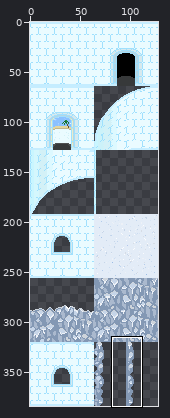
One commit to this sprite sheet: assets/externalTileset/kascha/Snow-Wall.png. Above: a wide view before the commit, with the close-up outlined.
Close-up. Before the edit:
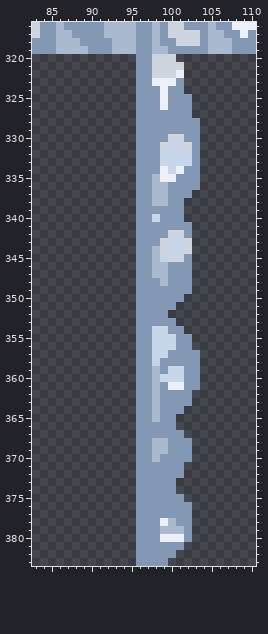
The file is 128x384 pixels. Colours within 5 levels of each other are drawn and written as one. Shown: x 83..110, y 316..383.
The result:
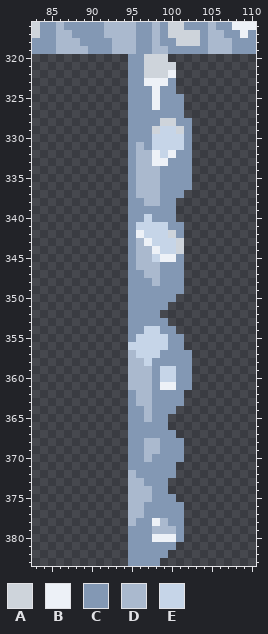
Palette (. is transparent): A #ced4db  B #edf1f7  C #8398b4  D #aab9ce  E #c6d5e8
What changed:
Changed rows in their new state; - is an unchanged pixel.
first column x 95:
320 C-A--.---
321 C-A---.--
322 C-A--B.--
323 C-B--C.--
324 C--BC-.--
325 C--BC--.-
326 C--BC--.-
327 C------.-
328 C---AA--.
329 C--AEEA-.
330 C--EEEE-.
331 CD-EE--C.
332 CDDB-BCC.
333 CDDBBCCC.
334 CDDDCCC-.
335 CDD-CC--.
336 CDD-C---.
337 CDD-C--.-
338 C-D-C-.--
339 C-----.--
340 C-EC--.--
341 CEEEE--.-
342 CBEEE-C.-
343 CDBEE-A.-
344 CDDBE-A.-
345 CDDEBBC.-
346 CDD-C--.-
347 C-D-C--.-
348 C--DC--.-
349 C------.-
350 C-----.--
351 C----.---
352 C---.----
353 C----.---
354 C-E-C-.--
355 CEE--C-.-
356 EEE--C-.-
357 DEE-C---.
358 DDEC----.
359 DDDCE-C-.
360 DDDC--C-.
361 DDDCB-C-.
362 CDDC---.-
363 CDDC---.-
364 C-DC--.--
365 C-DC-.---
366 C----.---
367 C-----.--
368 C-D-C--.-
369 C-D-C--.-
370 C-DC---.-
371 C-----.--
372 D-----.--
373 DD---.---
374 DDD--.---
375 DDD---.--
376 DD-----.-
377 DD-----.-
378 D--BDC-.-
379 C--D--C.-
380 C--B--C.-
381 C-----.--
382 C----.---
383 C---.----
